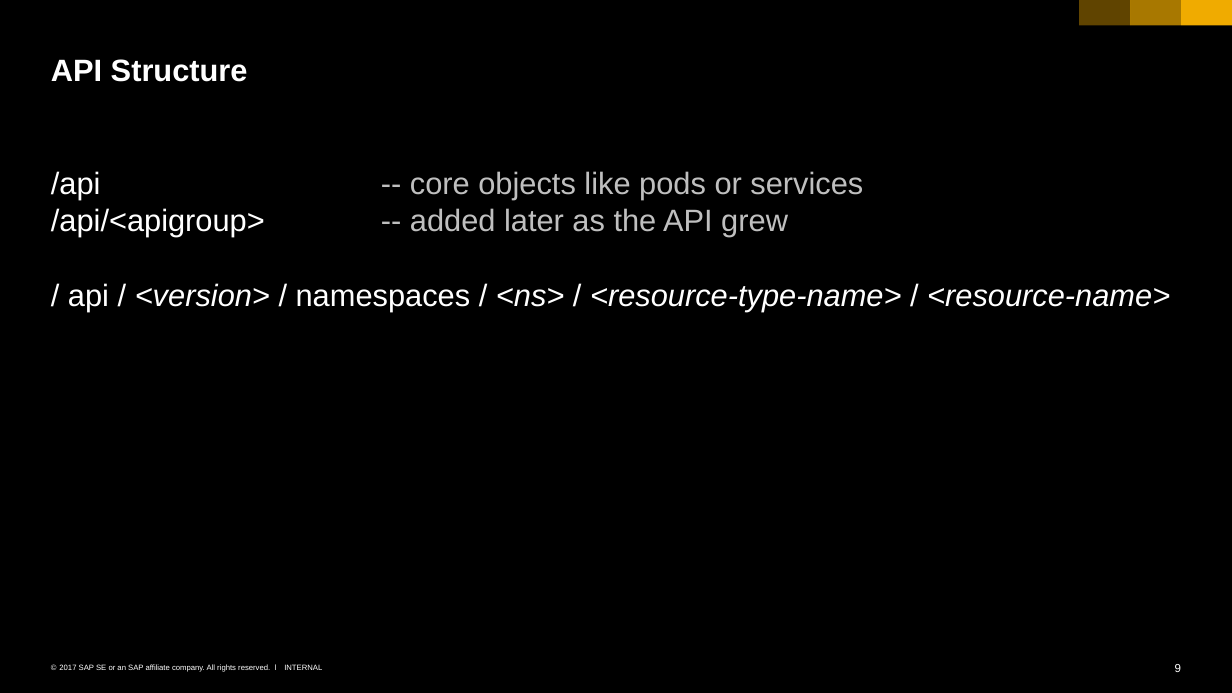
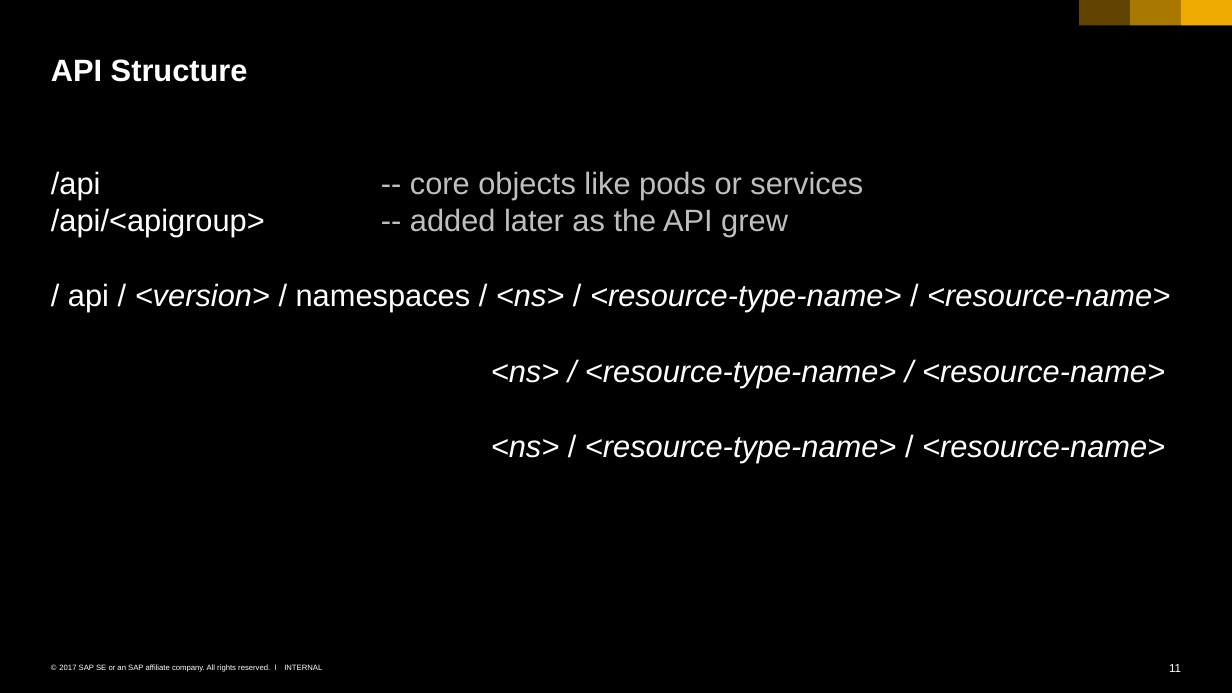
Before and after one commit to cuijiyao01/docker-k8s-training, a slide deck: slide 11 of kubernetes/01_k8s_core_components.pptx (slide 9 before the commit). Drawn at 1232x693 pixels with LibreOffice and Linux fonts; fonts in the diff are those of the drawing. Boxes give left, top, right and bottom in pixels: in the first picture for what was removed or moved away, otherwise in the second. Text is boxed around its words. In the diff, an @@ line names an element or a change of style, - is before the commit and + after.

```diff
--- a/kubernetes/01_k8s_core_components.pptx
+++ b/kubernetes/01_k8s_core_components.pptx
@@ text at <box>491,362,1165,463</box>: paragraphs added @@
+<ns> / <resource-type-name> / <resource-name>
+<ns> / <resource-type-name> / <resource-name>
@@ page number at <box>1169,664,1181,672</box>: text changed @@
-9
+11
```
Also in this commit, not shown: 6 slides added, 1 slide removed, 4 other files.
